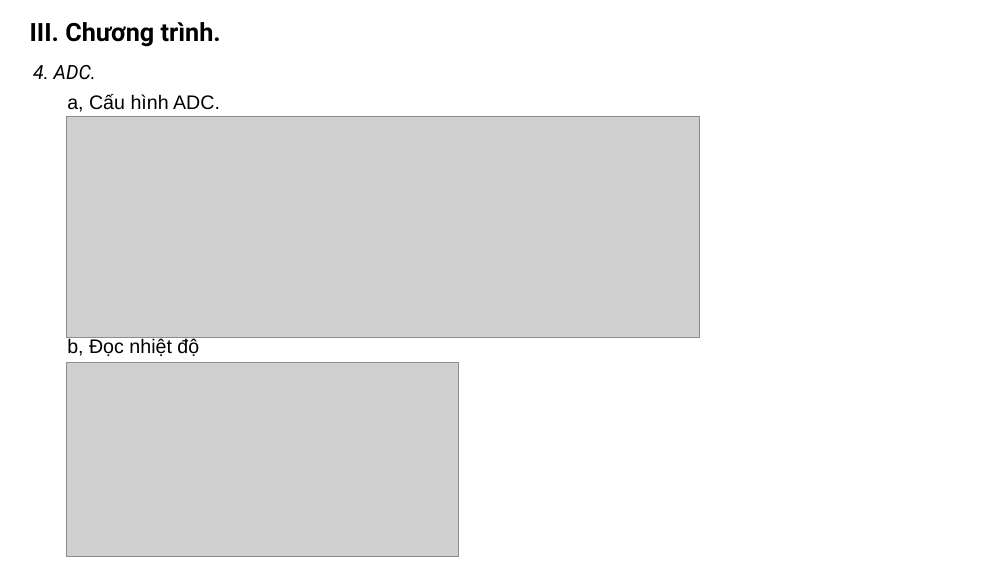
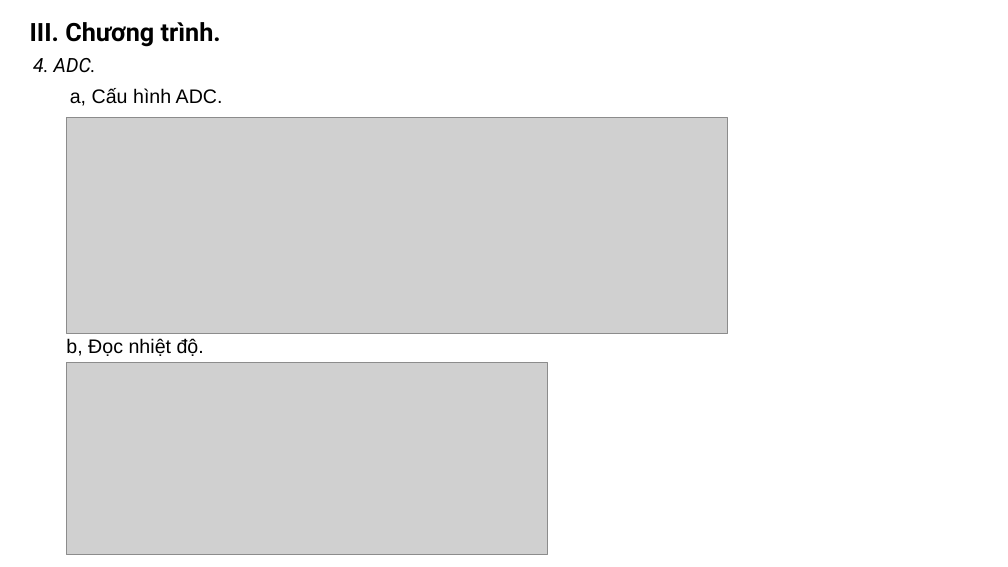
Before and after one commit to khanhnm08/HK_Egg_Incubator, a slide deck: slide 16 of Slide bao cao.pptx (slide 17 before the commit). Drawn at 1008x567 pixels with LibreOffice and Linux fonts; fonts in the diff are those of the drawing; grey boxes stand for pictures. Boxes give left, top, right and bottom in pixels: in the first picture for what was removed or moved away, otherwise in the second. Text is boxed around its words. In the diff, an @@ line names an element or a change of style, - is before the commit and + after.

```diff
--- a/Slide bao cao.pptx
+++ b/Slide bao cao.pptx
@@ text "4. ADC.": place and size @@
-text "4. ADC." at (33, 65, 96, 80)
+text "4. ADC." at (33, 58, 96, 73)
@@ text "a, Cấu hình ADC.": place and size @@
-text "a, Cấu hình ADC." at (67, 94, 220, 112)
+text "a, Cấu hình ADC." at (70, 88, 223, 106)
@@ picture: place and size @@
-picture at (67, 117, 700, 339)
+picture at (67, 118, 728, 334)
@@ text at (66, 338, 204, 356): text changed @@
-b, Đọc nhiệt độ
+b, Đọc nhiệt độ.
@@ picture: place and size @@
-picture at (67, 363, 460, 556)
+picture at (67, 363, 547, 554)
```
Also in this commit, not shown: 15 other slides changed, 1 slide added, 2 slides removed, 5 other files.
